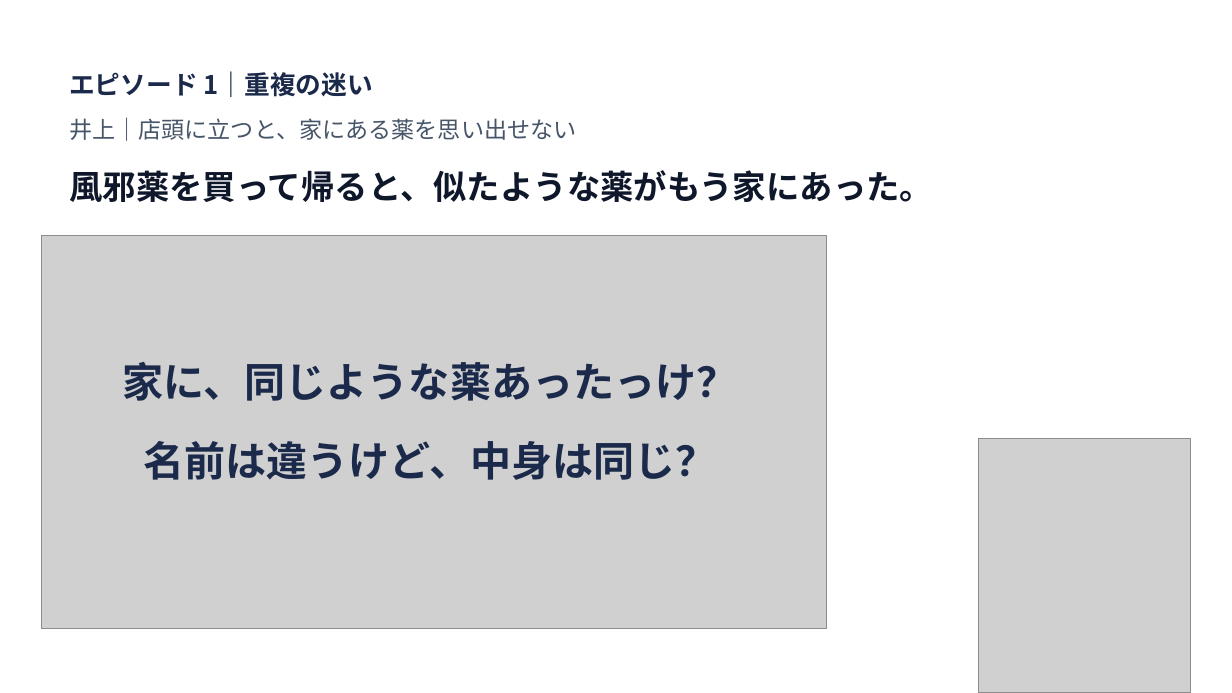
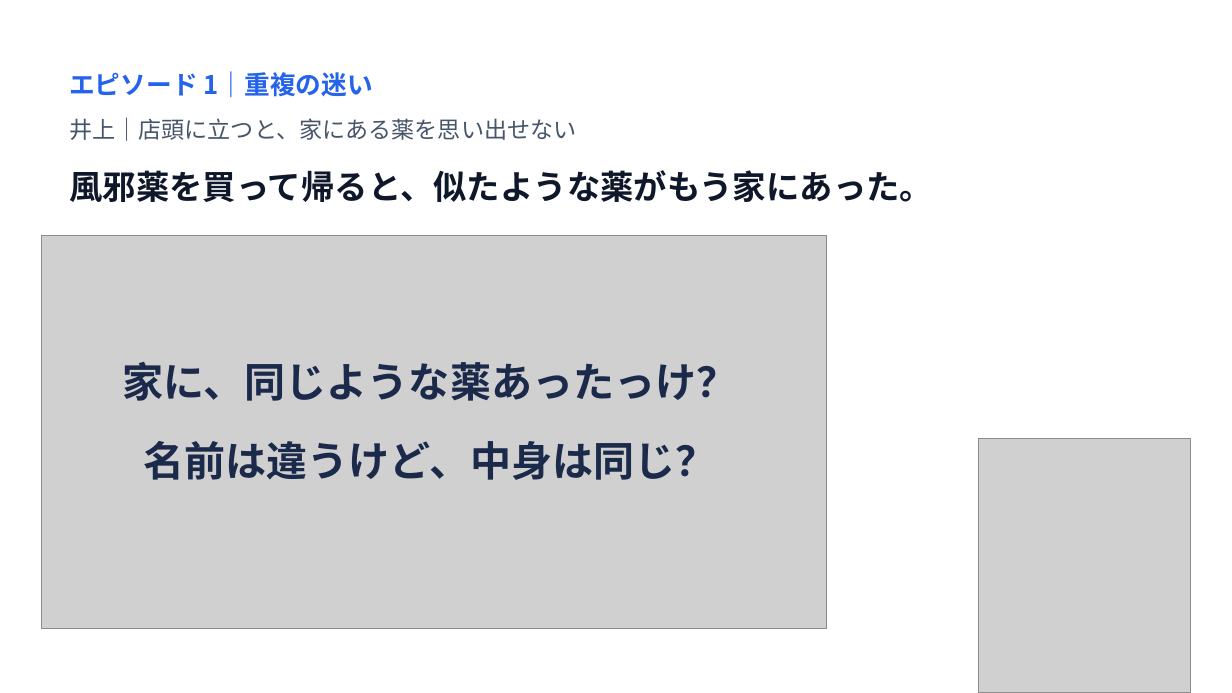
Before and after one commit to John-Frusciante/overlai, a slide deck: slide 2 of docs/ピッチ/Overlai_本選ピッチ.pptx. Drawn at 1232x693 pixels with LibreOffice and Linux fonts; fonts in the diff are those of the drawing; grey boxes stand for pictures. Boxes give left, top, right and bottom in pixels: in the first picture for what was removed or moved away, otherwise in the second. Text is boxed around its words. In the diff, an @@ line names an element or a change of style, - is before the commit and + after.

```diff
--- a/docs/ピッチ/Overlai_本選ピッチ.pptx
+++ b/docs/ピッチ/Overlai_本選ピッチ.pptx
@@ text "エピソード 1｜重複の迷い" at <box>69,71,373,97</box>: text colour #1B2A4A to #2563EB @@
```
Also in this commit, not shown: 4 other slides changed, 4 slides added, 1 slide removed, 3 other files.
